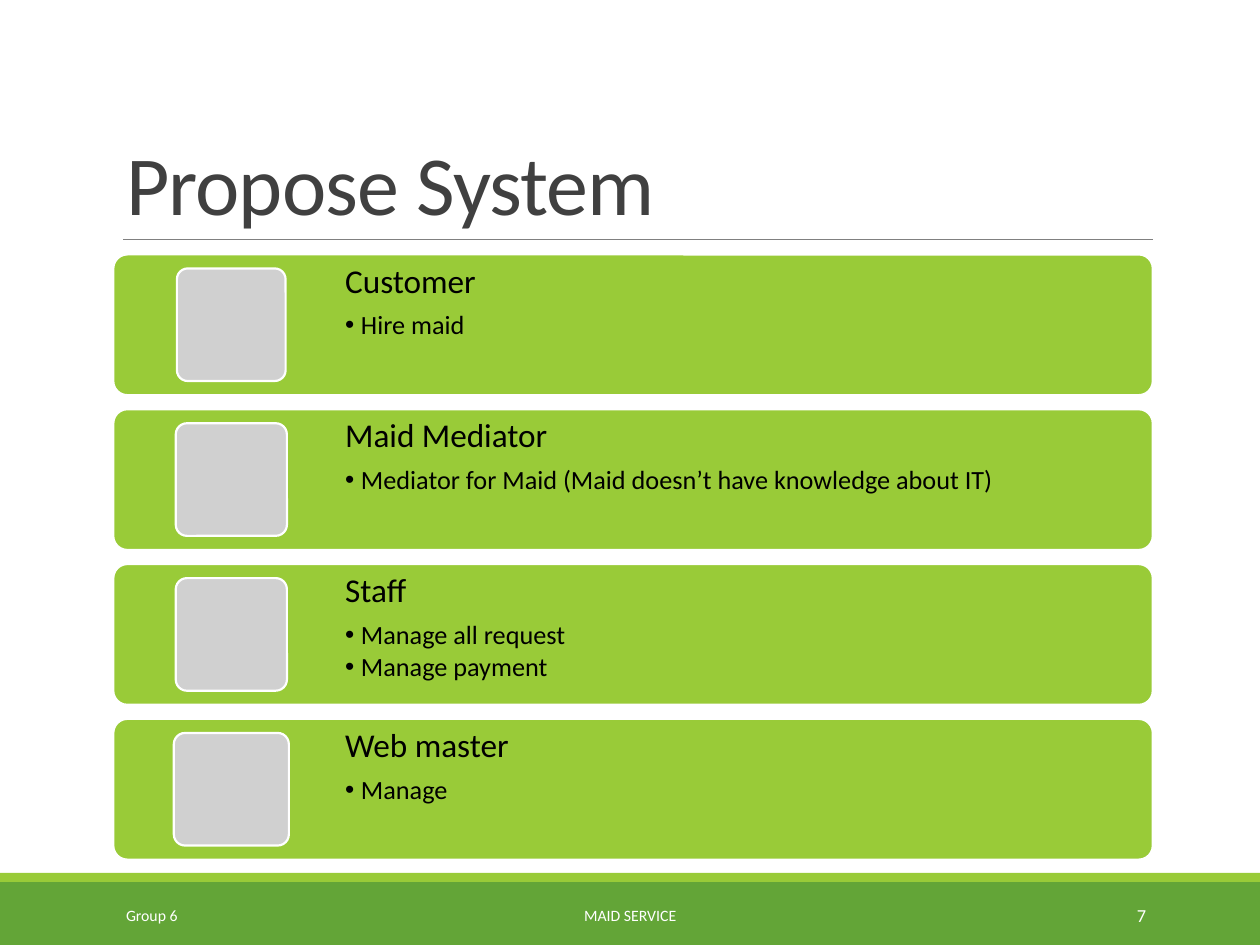
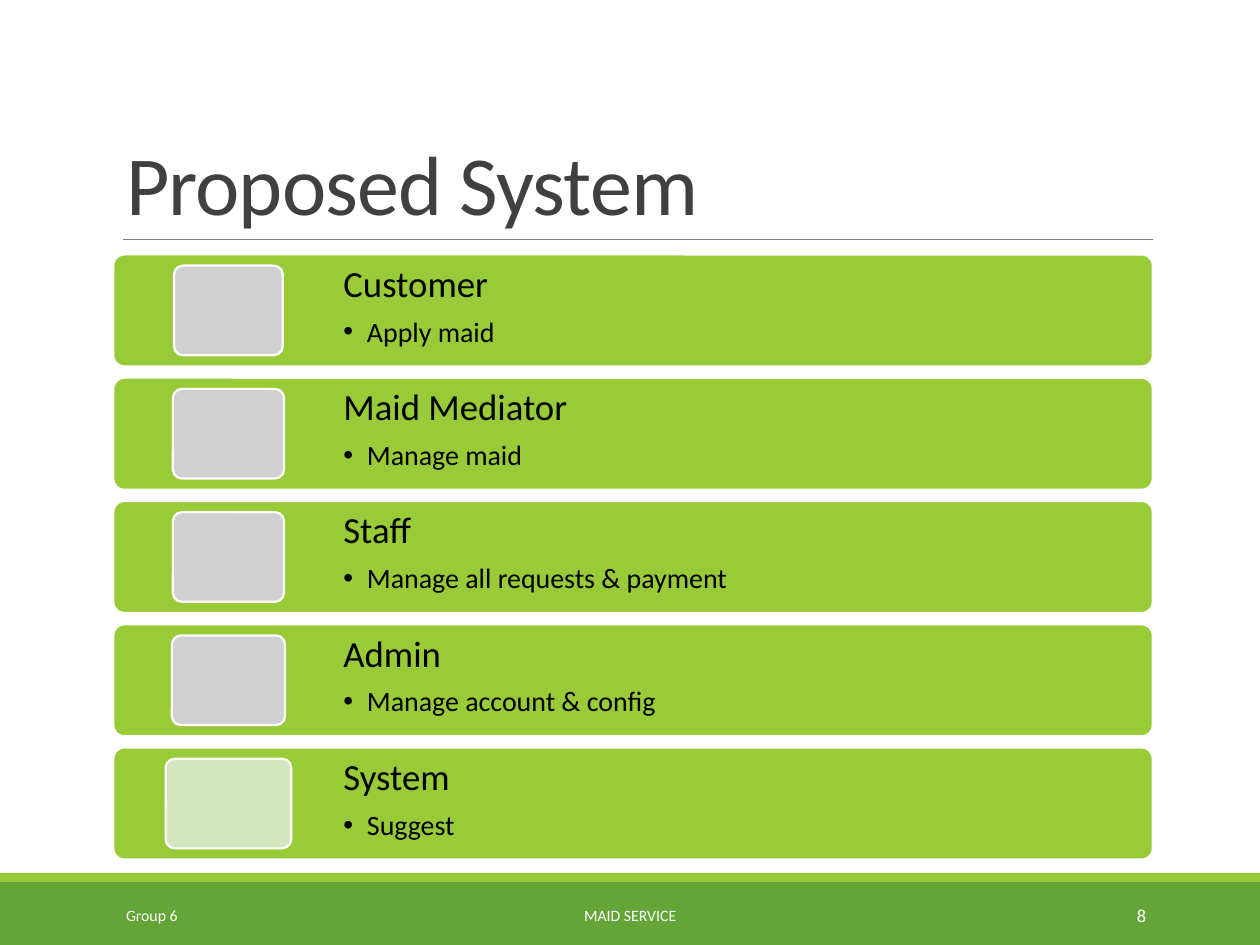
Before and after one commit to TuanBT/ms-website, a slide deck: slide 8 of Presentation/MS_Slide.pptx (slide 7 before the commit). Drawn at 1260x945 pixels with LibreOffice and Linux fonts; fonts in the diff are those of the drawing; grey boxes stand for pictures; background and template pictures are left out. Boxes give left, top, right and bottom in pixels: in the first picture for what was removed or moved away, otherwise in the second. Text is boxed around its words. In the diff, an @@ line names an element or a change of style, - is before the commit and + after.

```diff
--- a/Presentation/MS_Slide.pptx
+++ b/Presentation/MS_Slide.pptx
@@ title at <box>126,156,698,229</box>: text changed @@
-Propose System
+Proposed System
@@ rounded rectangle: place and size @@
-rounded rectangle at <box>113,255,1153,396</box>
+rounded rectangle at <box>113,255,1153,367</box>
@@ picture: place and size @@
-picture at <box>176,268,285,381</box>
+picture at <box>174,266,282,355</box>
@@ text at <box>343,273,488,298</box>: size 19 to 21 pt in "Customer" @@
@@ text at <box>367,322,495,347</box>: text changed; size 15 to 16 pt @@
-  •• Hire maid
+  •• Apply maid
@@ rounded rectangle: place and size @@
-rounded rectangle at <box>113,410,1153,551</box>
+rounded rectangle at <box>113,378,1153,490</box>
@@ text "Maid Mediator": place and size @@
-text "Maid Mediator" at <box>345,424,992,494</box>
+text "Maid Mediator" at <box>343,394,567,470</box>
@@ text at <box>343,394,567,421</box>: size 19 to 21 pt in "Maid Mediator" @@
@@ text at <box>367,445,522,470</box>: text changed; size 15 to 16 pt @@
-  •• Mediator for Maid (Maid doesn’t have knowledge about IT)
+  •• Manage maid
@@ text "Staff": place and size @@
-text "Staff" at <box>345,579,565,681</box>
+text "Staff" at <box>343,517,727,593</box>
@@ text at <box>343,517,411,544</box>: size 19 to 21 pt in "Staff" @@
@@ text at <box>367,568,727,593</box>: text changed; size 15 to 16 pt @@
-  •• Manage all request
-  •• Manage payment
+  •• Manage all requests & payment
@@ rounded rectangle: place and size @@
-rounded rectangle at <box>113,564,1153,706</box>
+rounded rectangle at <box>113,624,1153,736</box>
@@ rounded rectangle: place and size @@
-rounded rectangle at <box>113,719,1153,861</box>
+rounded rectangle at <box>113,747,1153,859</box>
@@ group removed at <box>174,423,509,845</box>: 3 pictures, 1 text @@
-Web master
-  •• Manage
@@ group added at <box>113,389,1153,848</box>: 3 pictures, 2 rounded rectangles, 2 texts @@
+Admin
+  •• Manage account & config
+System
+  •• Suggest
@@ page number at <box>1137,909,1146,922</box>: text changed @@
-7
+8
```
Also in this commit, not shown: 8 other slides changed, 5 slides added, 1 slide removed.
